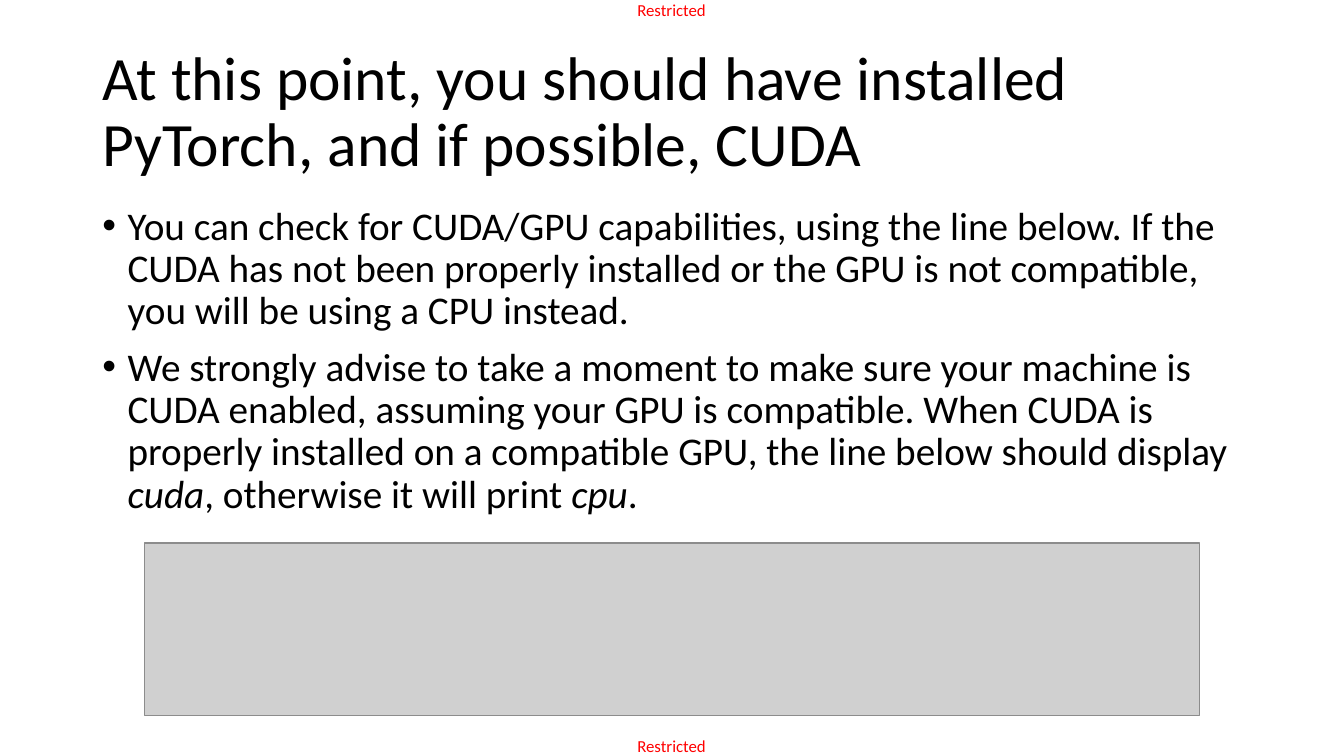
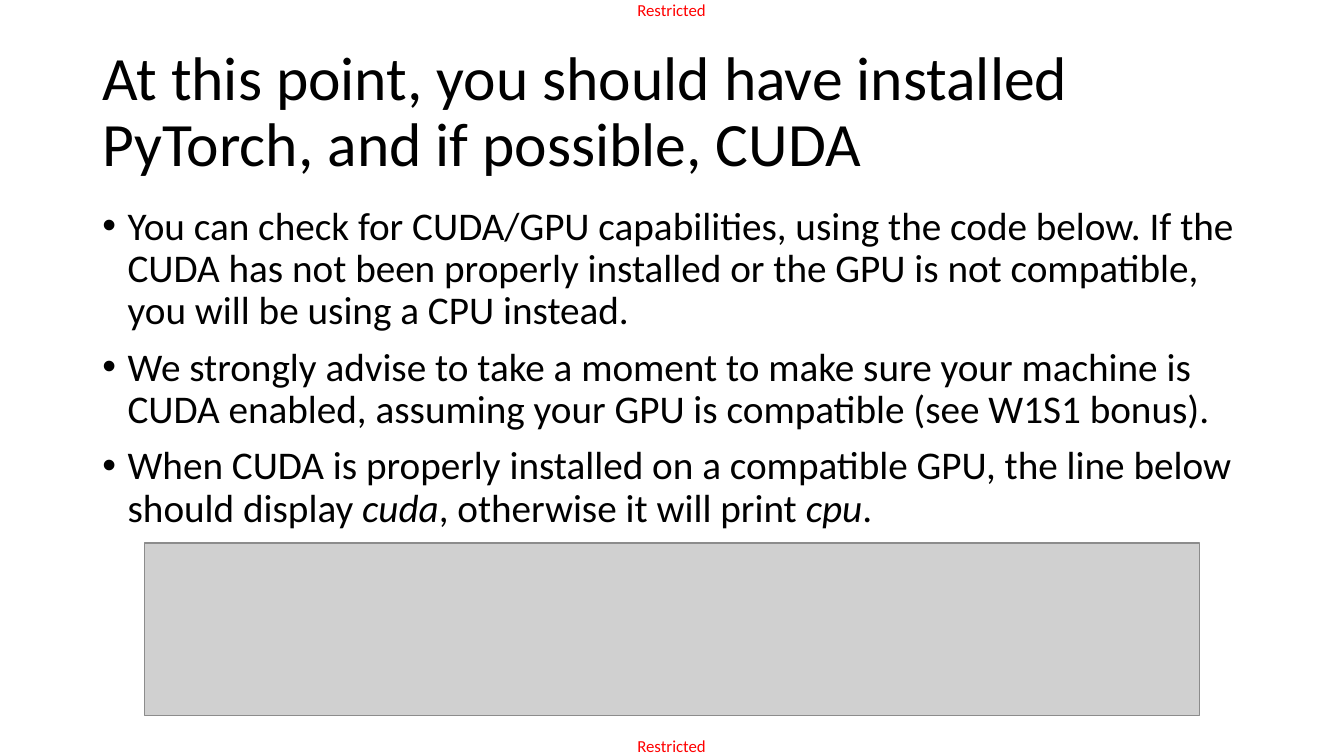
Before and after one commit to matthieudemari/SUTD_DL_50_039, a slide deck: slide 8 of W3/1. W3S1 final/W3S1.pptx. Drawn at 1344x756 pixels with LibreOffice and Linux fonts; fonts in the diff are those of the drawing; grey boxes stand for pictures. Boxes give left, top, right and bottom in pixels: in the first picture for what was removed or moved away, otherwise in the second. Text is boxed around its words. In the diff, an @@ line names an element or a change of style, - is before the commit and + after.

```diff
--- a/W3/1. W3S1 final/W3S1.pptx
+++ b/W3/1. W3S1 final/W3S1.pptx
@@ text at bbox=[128, 212, 1233, 529]: text changed @@
-• You can check for CUDA/GPU capabilities, using the line below. If the CUDA has not been properly installed or the GPU is not compatible, you will be using a CPU instead.
-• We strongly advise to take a moment to make sure your machine is CUDA enabled, assuming your GPU is compatible. When CUDA is properly installed on a compatible GPU, the line below should display cuda, otherwise it will print cpu.
+• You can check for CUDA/GPU capabilities, using the code below. If the CUDA has not been properly installed or the GPU is not compatible, you will be using a CPU instead.
+• We strongly advise to take a moment to make sure your machine is CUDA enabled, assuming your GPU is compatible (see W1S1 bonus).
+• When CUDA is properly installed on a compatible GPU, the line below should display cuda, otherwise it will print cpu.
```
Also in this commit, not shown: 3 other slides changed, 13 other files.
